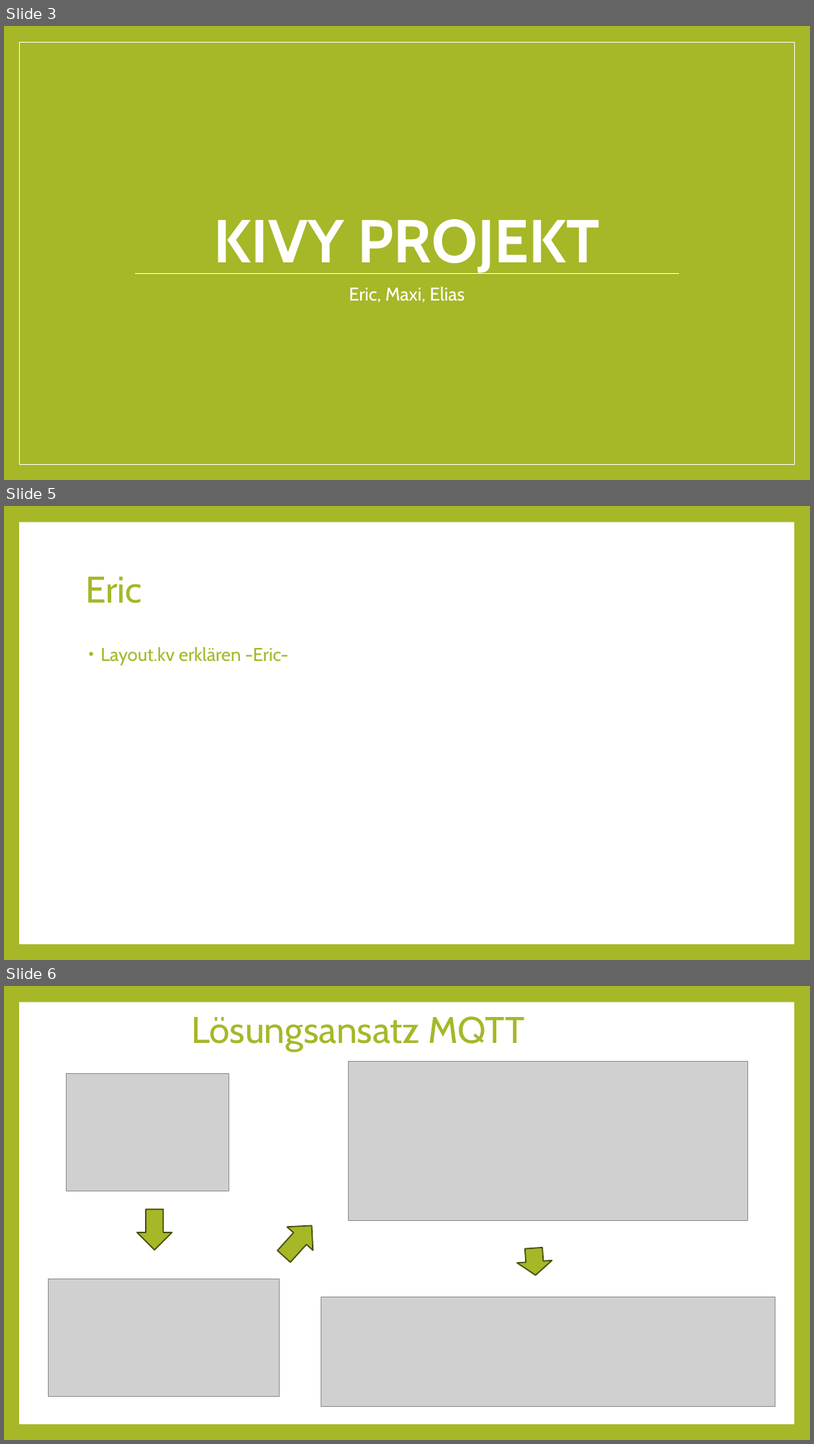
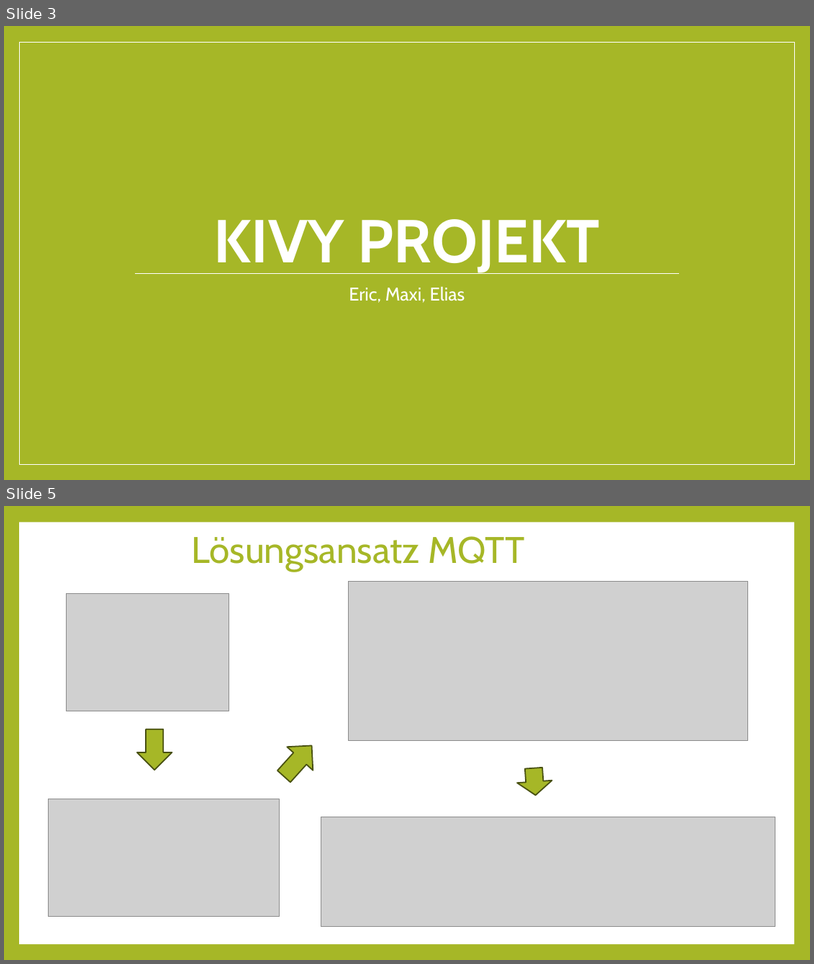
Before and after one commit to errorsHurt/KivyTodoList, a slide deck: dokumentation/Kivy Präsi.pptx. Shown one above the other, each under a label of ours: slides 3, 5 and 6 before the commit, slides 3 and 5 after it; the slides between them are not shown. The pictures are 814x1444 and 814x964 pixels, drawn with LibreOffice and Linux fonts; fonts in the diff are those of the drawing; grey boxes stand for pictures. Boxes give left, top, right and bottom in pixels: in the first picture for what was removed or moved away, otherwise in the second. Text is boxed around its words. In the diff, an @@ line names an element or a change of style, - is before the commit and + after.

Commit message:
Präsentation - Teil von Elias und Eric

```diff
--- a/dokumentation/Kivy Präsi.pptx
+++ b/dokumentation/Kivy Präsi.pptx
@@ slide 5 removed at [4, 506, 810, 960], background #A6B727; not listed: 1 template element that a slide beside it also shows @@
@@ title removed at [85, 577, 142, 603] @@
-Eric
@@ text removed at [100, 646, 288, 665] @@
-• Layout.kv erklären -Eric-
@@ what was slide 6 is now slide 5 @@
```
Also in this commit, not shown: 1 slide changed, 1 slide added.
